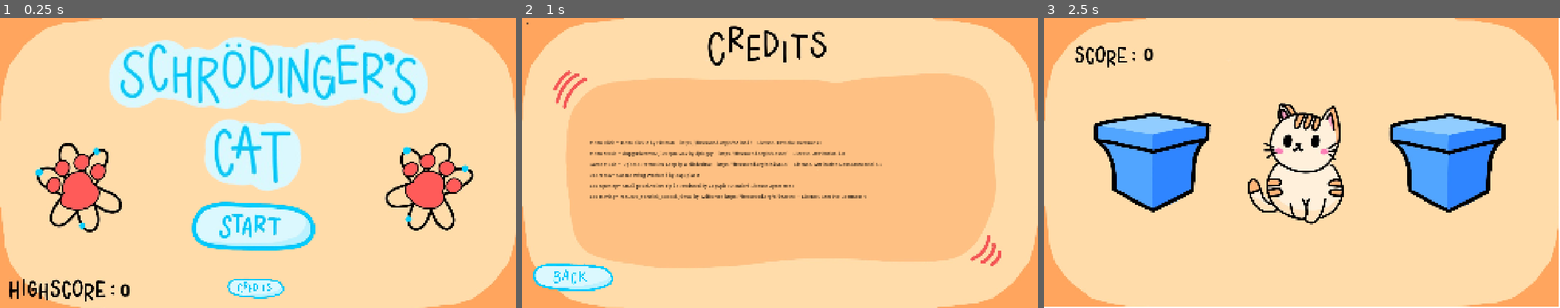
Above: before the commit, frames 1-3 (left to right).
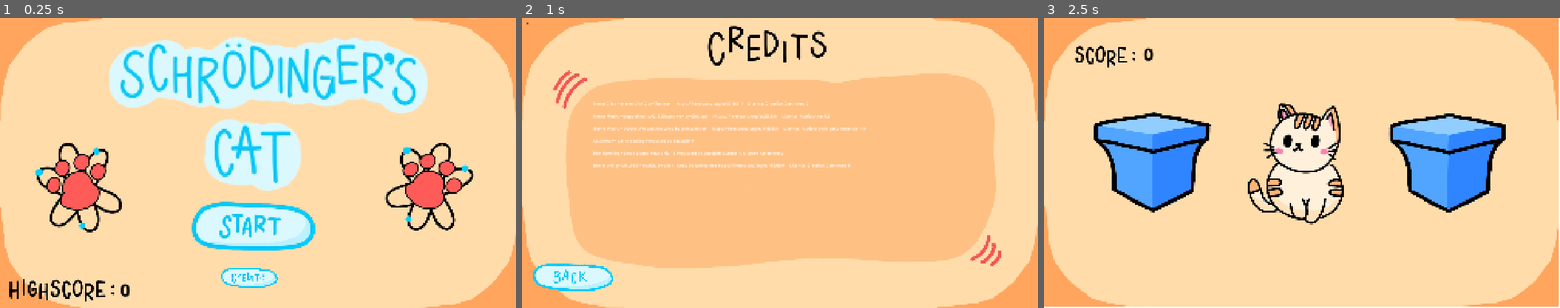
Above: after the commit, the same moments.

Repository: augustgrantham/gamejam2026
Game: Godot game, scene res://scenes/mainmenu.tscn
Same seed, same stepped clock (60 frames per second), same inputs: the game is played once before the commit and once after it.
Inputs (mouse positions are in pixels of both pictures, inside the frame that each line leads up to):
- Up to frame 1 (0.25 s): no input
- Up to frame 2 (1 s): click (780, 287) at 0.5 s
- Up to frame 3 (2.5 s): click "Back To Menu" at 1.25 s; click (1302, 209) at 2 s

The runs differ from the first frame. In frame 1, 0.9% of the frame differs, in the area x 42-56%, y 86-97%; in frame 2, 3.8%, in the area x 13-70%, y 28-63%; in frame 3, nothing differs.

Commit message:
move button and text

Diff:
--- a/where's-schrodinger's-cat-/scenes/credits.tscn
+++ b/where's-schrodinger's-cat-/scenes/credits.tscn
@@ -4,25 +4,6 @@
 [ext_resource type="AudioStream" uid="uid://dwcbktsrawh2x" path="res://sounds/531851__tissman__menu-click-2.ogg" id="2_c1t8d"]
 [ext_resource type="Texture2D" uid="uid://4tw5h73m4rx6" path="res://assets/new assets/background-credits.jpeg" id="3_2fbfq"]
 [ext_resource type="Texture2D" uid="uid://cj7yuioc5sng5" path="res://assets/new assets/back-button.png" id="4_8gwij"]
-
-[sub_resource type="FontFile" id="FontFile_2ckv8"]
-cache/0/variation_coordinates = {}
-cache/0/face_index = 0
-cache/0/embolden = 0.0
-cache/0/transform = Transform2D(1, 0, 0, 1, 0, 0)
-cache/0/spacing_top = 0
-cache/0/spacing_bottom = 0
-cache/0/spacing_space = 0
-cache/0/spacing_glyph = 0
-cache/0/baseline_offset = 0.0
-cache/0/16/0/ascent = 0.0
-cache/0/16/0/descent = 0.0
-cache/0/16/0/underline_position = 0.0
-cache/0/16/0/underline_thickness = 0.0
-cache/0/16/0/scale = 1.0
-
-[sub_resource type="LabelSettings" id="LabelSettings_c1t8d"]
-font_color = Color(0, 0, 0, 1)
 
 [node name="Control" type="Control" unique_id=311586421]
 layout_mode = 3
@@ -42,23 +23,13 @@
 offset_bottom = 1080.0
 texture = ExtResource("3_2fbfq")
 
-[node name="Label" type="Label" parent="background" unique_id=69889771]
-layout_mode = 1
-anchors_preset = -1
-anchor_left = 0.17500001
-anchor_top = 0.252
-anchor_right = 0.73700005
-anchor_bottom = 0.637
-offset_left = -85.00003
-offset_top = 11.839996
-offset_right = 264.95996
-offset_bottom = 162.03998
-theme_override_colors/font_color = Color(0, 0, 0, 1)
-theme_override_colors/font_shadow_color = Color(0, 0, 0.91764706, 0)
-theme_override_colors/font_outline_color = Color(0, 0, 0, 1)
-theme_override_constants/line_spacing = 6
-theme_override_fonts/font = SubResource("FontFile_2ckv8")
-theme_override_font_sizes/font_size = 28
+[node name="RichTextLabel" type="RichTextLabel" parent="background" unique_id=1162776413]
+layout_mode = 0
+offset_left = 265.0
+offset_top = 307.0
+offset_right = 1664.0
+offset_bottom = 887.0
+bbcode_enabled = true
 text = "Menu Click ~ menu click 2 by Tissman -- https://freesound.org/s/531851/ -- License: Creative Commons 0
 
 Menu Music ~ duppyElectro02_120bpm.wav by djduppy -- https://freesound.org/s/23559/ -- License: Attribution 4.0
@@ -70,9 +41,6 @@
 Box Opening~ Small pouch velcro rip 13 Produced by ZapSplat Standard License Agreement
 
 Box moving~ MXL993_Yarstick_Swoosh_4.wav by Wdfourtee https://freesound.org/s/192050/ -- License: Creative Commons 0"
-label_settings = SubResource("LabelSettings_c1t8d")
-vertical_alignment = 1
-autowrap_mode = 3
 
 [node name="CenterContainer" type="CenterContainer" parent="." unique_id=821251280]
 layout_mode = 0
--- a/where's-schrodinger's-cat-/scenes/mainmenu.tscn
+++ b/where's-schrodinger's-cat-/scenes/mainmenu.tscn
@@ -81,7 +81,7 @@
 flat = true
 
 [node name="Sprite2D" type="Sprite2D" parent="Settings/Button" unique_id=1198437685]
-position = Vector2(71.99999, 32.999985)
+position = Vector2(55.043, 6.247158)
 scale = Vector2(0.33724993, 0.33724993)
 texture = ExtResource("3_3vvtq")
 
